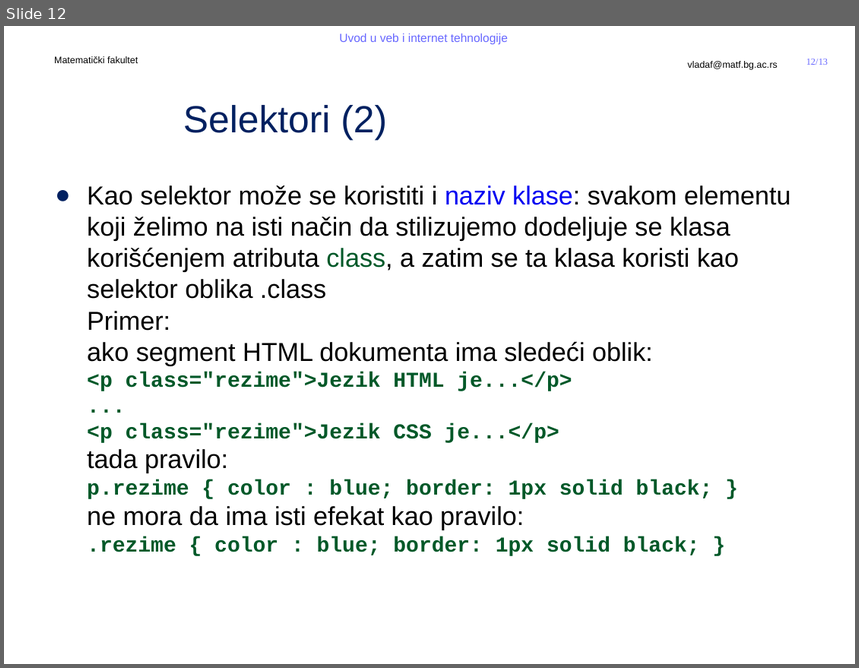
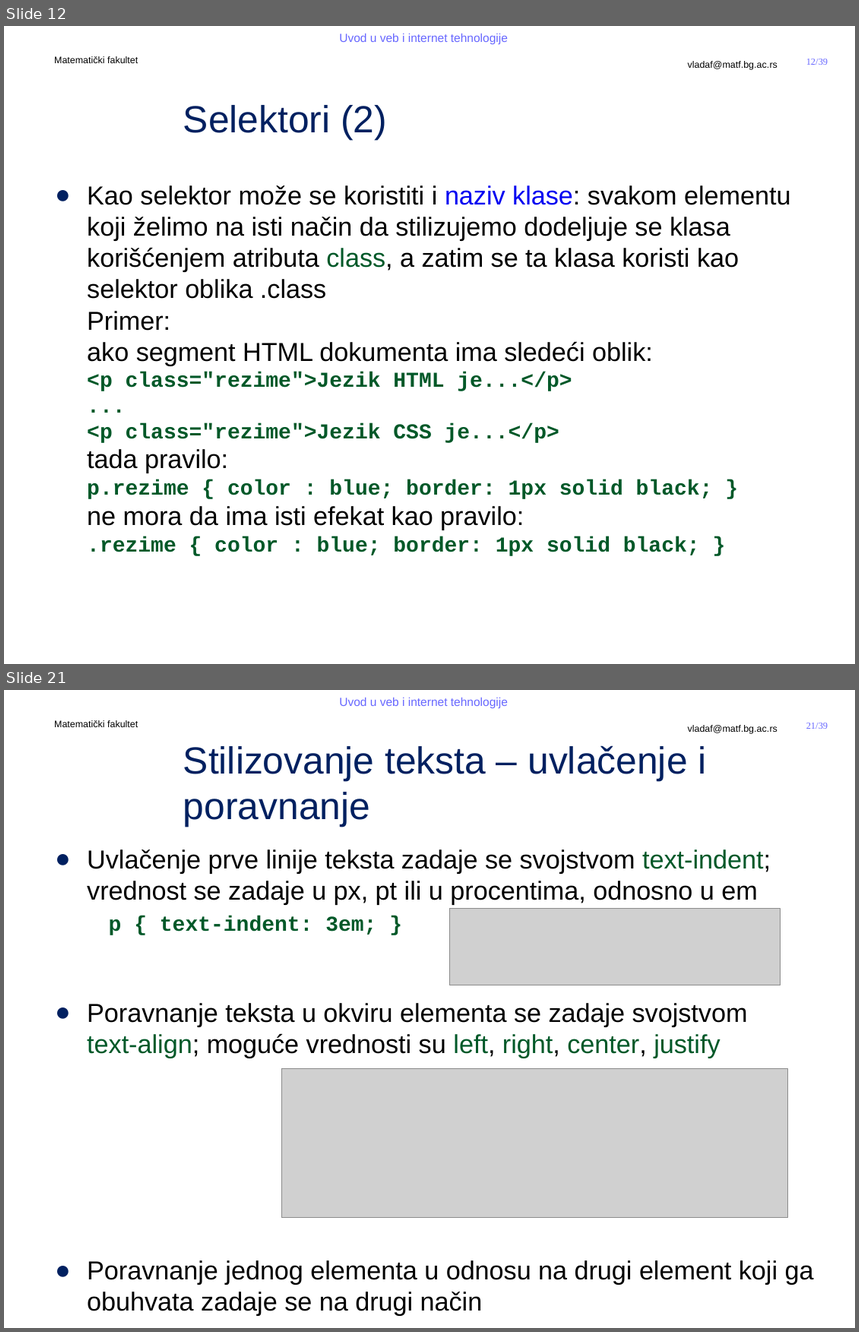
Before and after one commit to MatfUVIT/info, a slide deck: predavanja/prezentacije/UVIT04-01-CSS.pptx. Shown one above the other, each under a label of ours: slide 12 before the commit, slides 12 and 21 after it; the slides between them are not shown. The pictures are 859x668 and 859x1332 pixels, drawn with LibreOffice and Linux fonts; fonts in the diff are those of the drawing; grey boxes stand for pictures; background and template pictures are left out. Boxes give left, top, right and bottom in pixels: in the first picture for what was removed or moved away, otherwise in the second. Text is boxed around its words. In the diff, an @@ line names an element or a change of style, - is before the commit and + after.

```diff
--- a/predavanja/prezentacije/UVIT04-01-CSS.pptx
+++ b/predavanja/prezentacije/UVIT04-01-CSS.pptx
@@ slide 21 added at [4,690,855,1328], background #FFFFFF; not listed: 5 template elements that a slide beside it also shows @@
@@ title added at [183,745,706,827], 32 pt, text #002060 @@
+Stilizovanje teksta – uvlačenje i poravnanje
@@ text added at [87,850,814,1316], 22 pt, text #000000 @@
+● Uvlačenje prve linije teksta zadaje se svojstvom text-indent; vrednost se zadaje u px, pt ili u procentima, odnosno u em
+  p { text-indent: 3em; }
+● Poravnanje teksta u okviru elementa se zadaje svojstvom
+  text-align; moguće vrednosti su left, right, center, justify
+● Poravnanje jednog elementa u odnosu na drugi element koji ga obuhvata zadaje se na drugi način
@@ picture added at [450,909,780,986] @@
@@ picture added at [281,1068,788,1217] @@
@@ page number at [807,59,828,65]: text changed @@
-12/13
+12/39
```
Also in this commit, not shown: 1 slide changed, 25 other slides added, 3 other files.
